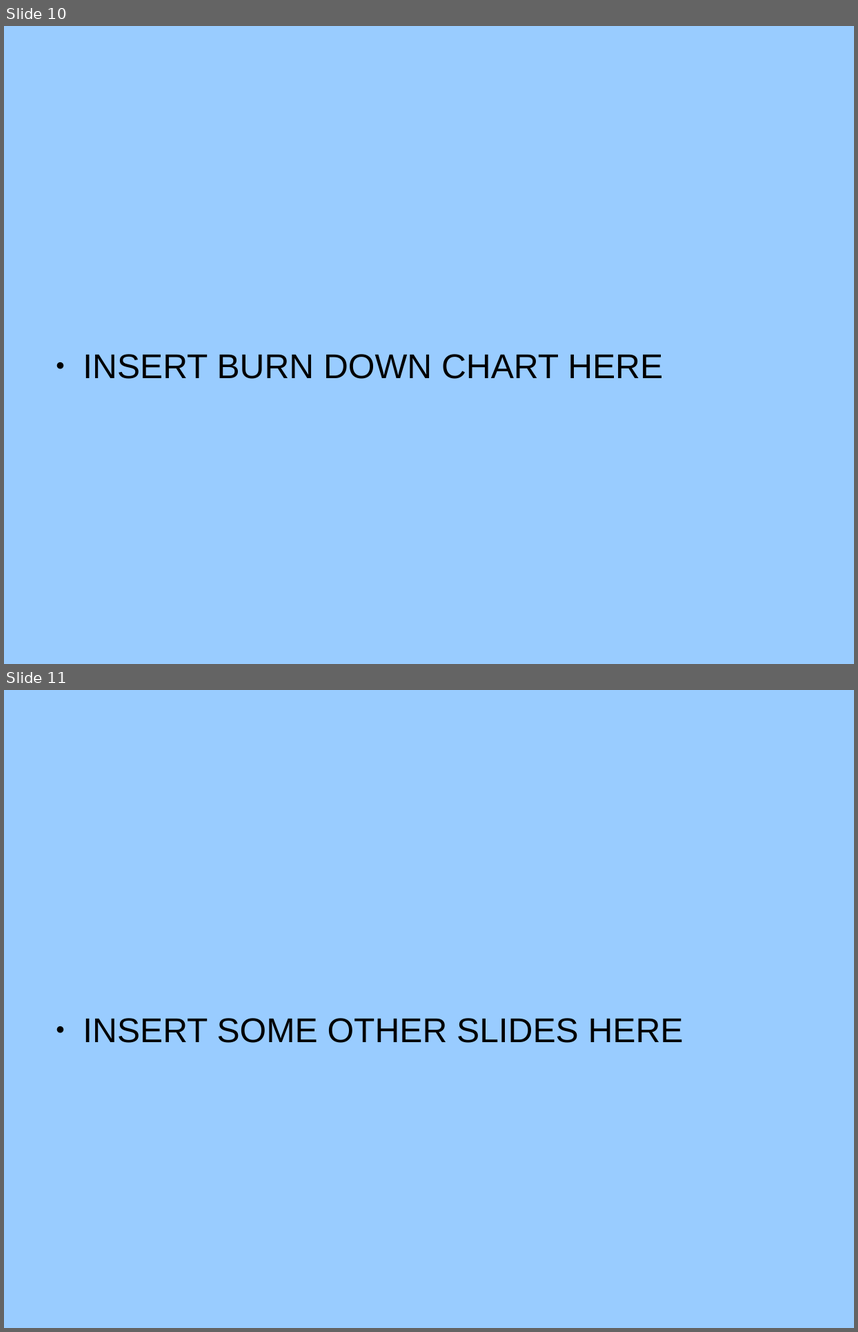
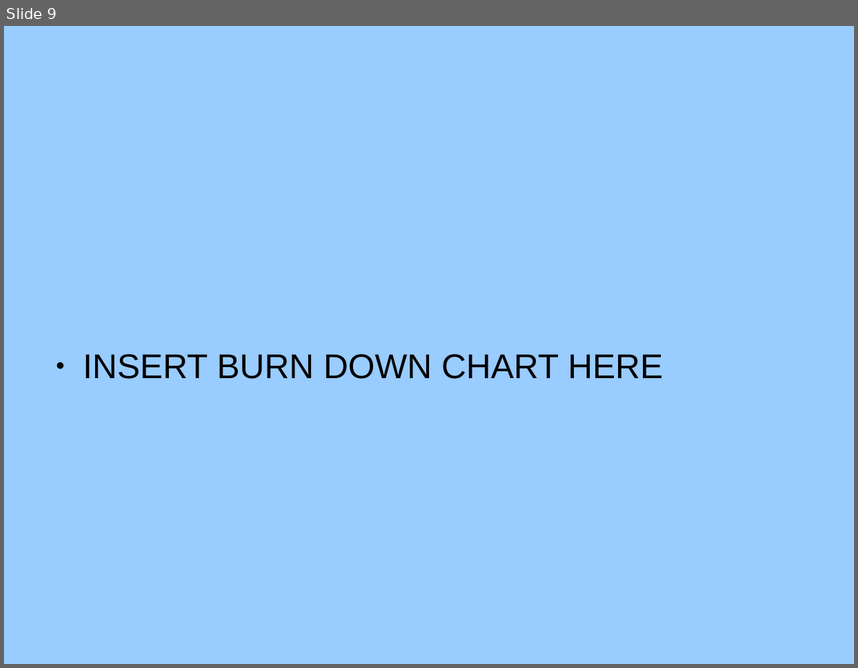
Before and after one commit to rednanor/GroupProject, a slide deck: Documentation/Group5presentation.odp. Shown one above the other, each under a label of ours: slides 10 and 11 before the commit, slide 9 after it. The pictures are 858x1332 and 858x668 pixels, drawn with LibreOffice and Linux fonts; fonts in the diff are those of the drawing; background and template pictures are left out. Boxes give left, top, right and bottom in pixels: in the first picture for what was removed or moved away, otherwise in the second. Text is boxed around its words. In the diff, an @@ line names an element or a change of style, - is before the commit and + after.

```diff
--- a/Documentation/Group5presentation.odp
+++ b/Documentation/Group5presentation.odp
@@ slide 11 removed at bbox=[4, 690, 854, 1328], background #99CCFF @@
@@ text removed at bbox=[83, 1018, 684, 1043] @@
-● INSERT SOME OTHER SLIDES HERE
@@ what was slide 10 is now slide 9 @@
```
Also in this commit, not shown: 1 slide added, 1 other slide removed, 2 other files.
